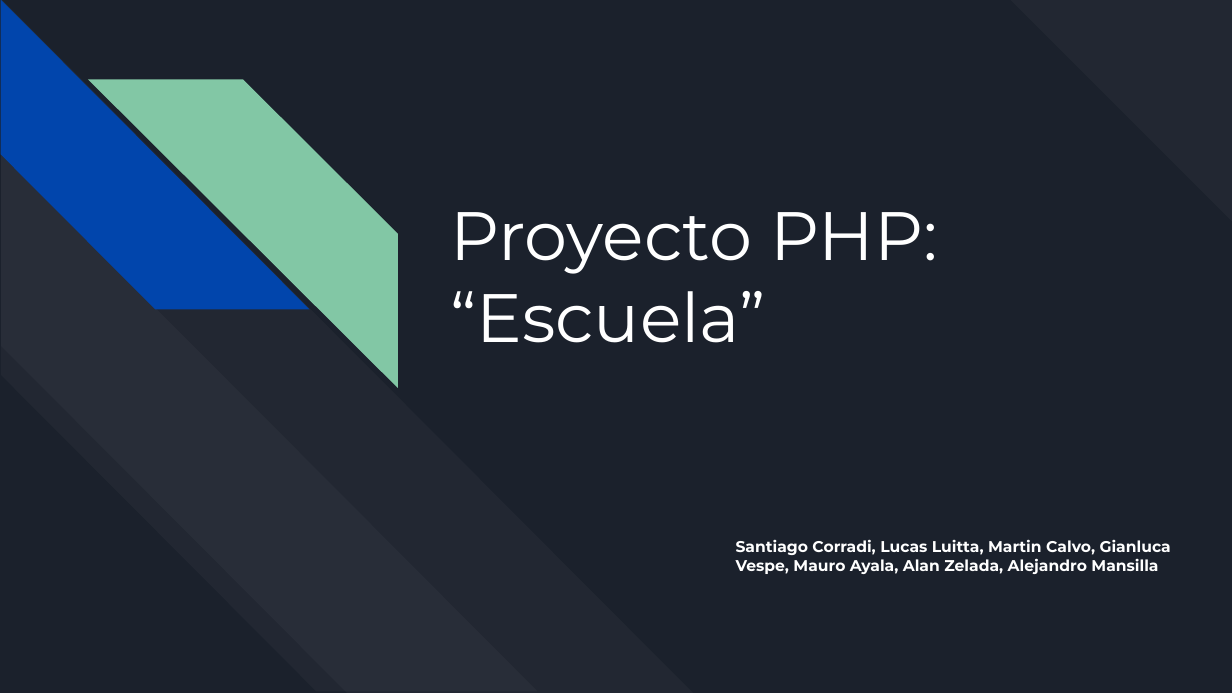
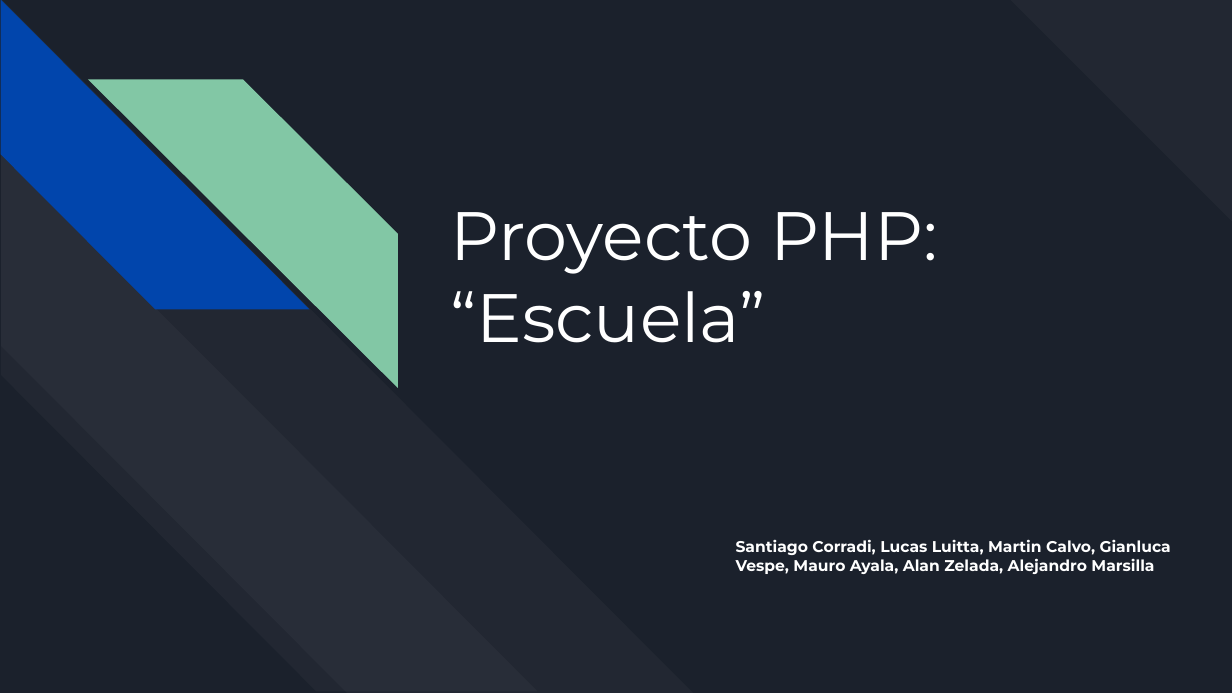
Before and after one commit to Gianluca-V/PHP-Proyect-1, a slide deck: slide 1 of Proyecto PHP_ “Escuela”.pptx. Drawn at 1232x693 pixels with LibreOffice and Linux fonts; fonts in the diff are those of the drawing. Boxes give left, top, right and bottom in pixels: in the first picture for what was removed or moved away, otherwise in the second. Text is boxed around its words. In the diff, an @@ line names an element or a change of style, - is before the commit and + after.

```diff
--- a/Proyecto PHP_ “Escuela”.pptx
+++ b/Proyecto PHP_ “Escuela”.pptx
@@ subtitle at (x1=736, y1=539, x2=1171, y2=574): text changed @@
-Santiago Corradi, Lucas Luitta, Martin Calvo, Gianluca Vespe, Mauro Ayala, Alan Zelada, Alejandro Mansilla
+Santiago Corradi, Lucas Luitta, Martin Calvo, Gianluca Vespe, Mauro Ayala, Alan Zelada, Alejandro Marsilla
```
Also in this commit, not shown: 1 other slide changed, 1 slide removed.
